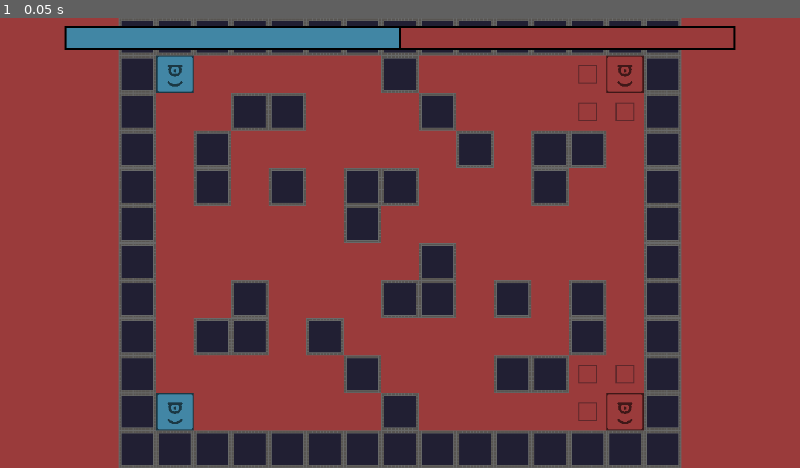
Above: before the commit, frame 1.
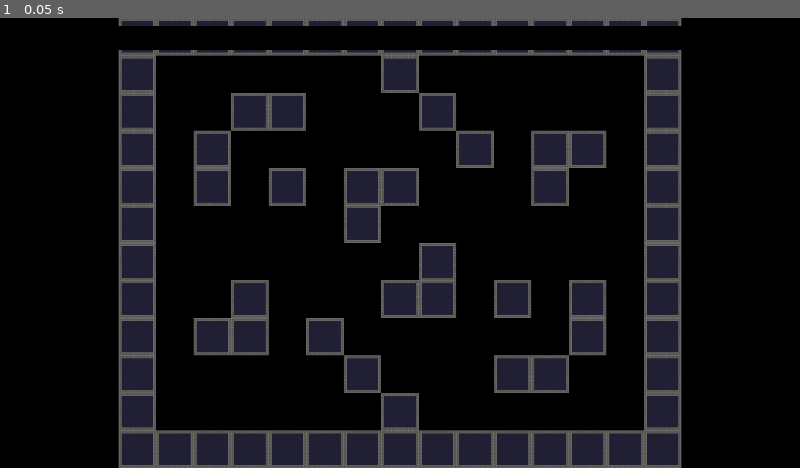
Above: after the commit, the same moment.

Repository: VoidScientist/Terrain-War
Game: Godot game, scene res://scenes/Game.tscn
The game is run twice, just before and just after one commit, with the same random seed, the same clock (stepped at 60 frames per second) and the same inputs.
Inputs:
- Up to frame 1 (0.05 s): no input

The runs differ from the first frame. In frame 1, 73% of the frame differs, in the area x 0-100%, y 0-100%.

Commit message:
began this hellfest of changes
this is VERY TEMPORARY

as i'm scared what effects it'll have on main code whoops

Diff:
--- a/project.godot
+++ b/project.godot
@@ -23,11 +23,17 @@
 "class": "Player",
 "language": "GDScript",
 "path": "res://scripts/player_struct.gd"
+}, {
+"base": "Node2D",
+"class": "PlayerService",
+"language": "GDScript",
+"path": "res://scenes/player_service.gd"
 } ]
 _global_script_class_icons={
 "FloodFill": "",
 "Map": "",
-"Player": ""
+"Player": "",
+"PlayerService": ""
 }
 
 [application]
--- a/scenes/Game.tscn
+++ b/scenes/Game.tscn
@@ -1,10 +1,11 @@
-[gd_scene load_steps=8 format=2]
+[gd_scene load_steps=9 format=2]
 
 [ext_resource path="res://scripts/map.gd" type="Script" id=1]
 [ext_resource path="res://tileset/game_tileset.tres" type="TileSet" id=2]
 [ext_resource path="res://fonts/Josefin - 30.tres" type="DynamicFont" id=3]
 [ext_resource path="res://scripts/win_band_handler.gd" type="Script" id=4]
 [ext_resource path="res://scenes/camera_handler.gd" type="Script" id=5]
+[ext_resource path="res://scenes/player_service.gd" type="Script" id=6]
 
 [sub_resource type="Gradient" id=1]
 interpolation_mode = 1
@@ -23,13 +24,15 @@
 player_1_col = Color( 0.262745, 0.529412, 0.65098, 1 )
 player_2_col = Color( 0.607843, 0.235294, 0.235294, 1 )
 
+[node name="PlayerService" type="Node2D" parent="."]
+script = ExtResource( 6 )
+
 [node name="Camera2D" type="Camera2D" parent="."]
 current = true
 zoom = Vector2( 0.6, 0.6 )
 script = ExtResource( 5 )
 
 [node name="UI" type="CanvasLayer" parent="."]
-visible = false
 
 [node name="UI_container" type="Control" parent="UI"]
 margin_right = 1920.0
--- /dev/null
+++ b/scenes/player_service.gd
@@ -0,0 +1,47 @@
+extends Node2D
+class_name PlayerService
+
+export (Color) var player_1_col
+export (Color) var player_2_col
+
+var players: Array
+var current: int
+
+func _ready():
+	var player1 = Player.new("Player1", 0, player_1_col)
+	var player2 = Player.new("Player2", 1, player_2_col)
+
+	players = [player1, player2]
+
+func randomize_turn():
+	var current = round(rand_range(0,1))
+	return players[current]
+
+func change_turn():
+	current = (current + 1) % 2
+	return players[current]
+
+func get_players():
+	return players
+
+func get_players_gradient(max_score):
+	var new_gradient = Gradient.new()
+	var color_1_range = (players[0].score - players[1].score) / float(max_score)
+
+	new_gradient.colors = PoolColorArray([player_1_col, player_2_col])
+	new_gradient.offsets = PoolRealArray([color_1_range, 0.5 + color_1_range])
+	new_gradient.set_interpolation_mode(new_gradient.GRADIENT_INTERPOLATE_CONSTANT)
+
+	return new_gradient
+
+func game_finished(max_score) -> bool:
+	return players[0].score + players[1].score >= max_score
+
+func get_winner():
+	if players[0].score == players[1].score:
+		return null
+
+	if players[0].score > players[1].score:
+		return players[0]
+
+	return players[1]
--- a/scripts/flood_fill.gd
+++ b/scripts/flood_fill.gd
@@ -9,14 +9,12 @@
 var pos_history := []
 var ignore := [-1, 3]
 
-var error_id: int
-var self_id: int
 var map: TileMap
 
 var out_of_map: bool = true
 var success: bool = true
 
-func is_valid(cell_pos: Vector2) -> bool:
+func is_valid(cell_pos: Vector2, self_id, error_id) -> bool:
 	var tile_id = map.get_cellv(cell_pos)
 
 	if not borders.has_point(cell_pos): return false
@@ -31,10 +29,6 @@
 		out_of_map = false
 
 	return false
-
-func change_ids(new_error_id: int, new_self_id: int) -> void:
-	error_id = new_error_id
-	self_id = new_self_id
 
 func reset_var() -> void:
 	pos_history.clear()
@@ -51,20 +45,20 @@
 		return
 	queue.append(new_start_pos)
 
-func _init(new_borders, new_map, enemy_id, player_id):
+func _init(new_borders, new_map):
 	borders = new_borders
 	map = new_map
-	error_id = enemy_id
-	self_id = player_id
 
-func check_map() -> Array:
+func check_map(self_id, error_id) -> Array:
 	while len(queue) > 0:
 		position = queue.pop_front()
 		pos_history.append(position)
 
 		for direction in DIRECTIONS:
 			var new_pos = position + direction
-			if is_valid(new_pos) and not (new_pos in pos_history or new_pos in queue):
+			var found = (new_pos in pos_history or new_pos in queue)
+
+			if is_valid(new_pos, self_id, error_id) and not found:
 				queue.append(new_pos)
 
 	if out_of_map:
--- a/scripts/map.gd
+++ b/scripts/map.gd
@@ -1,15 +1,13 @@
 extends TileMap
 class_name Map
 
-export (Color) var player_1_col
-export (Color) var player_2_col
+signal game_ended(winner)
 
 onready var camera: Camera2D = $Camera2D
 onready var score_bar: TextureRect = $UI/UI_container/progress_bar
 onready var win_band: Control = $UI/UI_container/win_band
-onready var player_colors := [player_1_col, player_2_col]
+onready var players: PlayerService = $PlayerService
 
-const players = ["p1", "p2"]
 const DIRECTIONS := [Vector2.UP, Vector2.DOWN, Vector2.RIGHT, Vector2.LEFT, Vector2(1,1), Vector2(1,-1), Vector2(-1,-1), Vector2(-1,1)]
 
 var mouse_pos: Vector2
@@ -18,7 +16,8 @@
 
 var score: Dictionary = {"p1": 1, "p2": 1}
 var max_score: int = 2
-var current: int = 1
+
+var current_player: Player
 
 var ownerless_tiles := [-1, 3]
 
@@ -26,112 +25,92 @@
 func _ready() -> void:
 	map = get_used_rect()
 
-	flood_fill = FloodFill.new(map, self, 1-current, current)
+	current_player = players.randomize_turn()
 
-	tile_set.tile_set_modulate(0, player_1_col)
-	tile_set.tile_set_modulate(1, player_2_col)
+	flood_fill = FloodFill.new(map, self)
 
-	$UI.visible = true
+	for player in players.get_players():
+		tile_set.tile_set_modulate(player.tile_id, player.color)
 
 	camera.focus_on_area(get_used_rect(), cell_size)
 
 	# apparently this line is for setting up map
 	check_isolated_area(true)
 
-	setup_map()
+	max_score = get_max_score()
+
 	update_ui()
 
 
 func _physics_process(delta) -> void:
 	mouse_pos = get_global_mouse_position()
 
-	var cell_claimable = is_cell_empty(mouse_pos) and ally_cell_adj(mouse_pos, current)
+	var cell_claimable = is_cell_empty(mouse_pos) and ally_cell_adj(mouse_pos)
 
 	if Input.is_action_just_pressed("claim") and cell_claimable:
 
-		claim_cell(mouse_pos, current)
+		claim_cell(mouse_pos)
 
-		score[players[current]] += 1
+		current_player.score += 1
 
 		check_isolated_area()
-		swap_turn()
+
+		current_player = players.change_turn()
+
 		update_ui()
-		check_win()
+
+		if players.game_finished(max_score):
+			emit_signal("game_ended", players.get_winner())
+
 		update_ui()
 
 
-func swap_turn() -> void:
-	current = (current + 1) % 2
-	flood_fill.change_ids(1 - current, current)
+func get_max_score() -> int:
+	var res = 0
 
-
-func setup_map() -> void:
 	for x in range(map.size.x):
 
 		for y in range(map.size.y):
 
 			if get_cell(x, y) != -1: continue
 
-			max_score += 1
+			res += 1
 
-
-func highlight_clickable_cells() -> void:
-	tile_set.tile_set_modulate(3, player_colors[current])
+	return res
 
 
 func update_ui() -> void:
 	clean_available()
 	show_available_position()
-	VisualServer.set_default_clear_color(player_colors[current])
+	VisualServer.set_default_clear_color(current_player.color)
 
-	var new_gradient = Gradient.new()
-	var color_1_range = (score["p1"] - score["p2"]) / float(max_score)
-
-	new_gradient.colors = PoolColorArray([player_1_col, player_2_col])
-	new_gradient.offsets = PoolRealArray([color_1_range, 0.5 + color_1_range])
-	new_gradient.set_interpolation_mode(new_gradient.GRADIENT_INTERPOLATE_CONSTANT)
-	score_bar.get_texture().set_gradient(new_gradient)
+	var gradient = players.get_players_gradient(max_score)
+	score_bar.get_texture().set_gradient(gradient)
 
 
-func claim_cell(mouse_pos, cell) -> void:
+func claim_cell(mouse_pos) -> void:
 	var target_cell = world_to_map(mouse_pos)
 
-	set_cell(target_cell.x, target_cell.y, cell)
+	set_cellv(target_cell, current_player.tile_id)
 
 
 func is_cell_empty(mouse_pos) -> bool:
 	return get_cellv(world_to_map(mouse_pos)) in ownerless_tiles
 
 
-func ally_cell_adj(mouse_pos, turn) -> bool:
+func ally_cell_adj(mouse_pos) -> bool:
 	var target_cell = world_to_map(mouse_pos)
+	var current_player_id = current_player.tile_id
 
 	for dir in DIRECTIONS:
 
 		var adj_cell = target_cell + dir
 
-		if get_cellv(adj_cell) == turn: return true
+		if get_cellv(adj_cell) == current_player_id:
+
+			return true
 
 	return false
-
-
-func check_win() -> void:
-	var game_finished = score["p1"] + score["p2"] >= max_score
-
-	if not game_finished: return
-
-	var winner = 0 if score["p1"] > score["p2"] else 1
-	var font_color = player_colors[winner]
-	var band_text = "Joueur " + str(winner + 1) + " a gagné!"
-
-	if score["p1"] == score["p2"]:
-		band_text = "Match nul !"
-		font_color = Color.whitesmoke
-
-	win_band.set_text(band_text)
-	win_band.get_child(2).set("custom_colors/default_color", font_color)
-
-	win_band.appear()
 
 
 func clean_available() -> void:
@@ -145,9 +124,9 @@
 func show_available_position() -> void:
 	var av_pos = 0
 
-	var cells = get_used_cells_by_id(current)
+	var cells = get_used_cells_by_id(current_player.tile_id)
 
-	tile_set.tile_set_modulate(3, player_colors[current])
+	tile_set.tile_set_modulate(3, current_player.color)
 
 	for cell in cells:
 
@@ -160,7 +139,7 @@
 			av_pos += 1
 
 	if av_pos == 0 and not score["p1"] + score["p2"] >= max_score:
-		swap_turn()
+		players.change_turn()
 
 
 func check_isolated_area(prep_mode = false) -> void:
@@ -177,7 +156,7 @@
 
 			flood_fill.set_start_pos(Vector2(x, y))
 
-			var results = flood_fill.check_map()
+			var results = flood_fill.check_map(current_player.tile_id, 1-current_player.tile_id)
 			var success = results[0]
 			var history = results[1]
 
@@ -187,5 +166,5 @@
 
 				if not success or prep_mode: continue
 
-				set_cellv(pos, current)
-				score[players[current]] += 1
+				set_cellv(pos, current_player.tile_id)
+				current_player.score += 1
--- a/scripts/player_struct.gd
+++ b/scripts/player_struct.gd
@@ -1,13 +1,12 @@
 class_name Player
 
-var id
+var name
+var tile_id
 var color
 
 var score = 0
 
-func _init(new_id, new_color):
-	id = new_id
+func _init(new_name, new_tile_id, new_color):
+	name = new_name
+	tile_id = new_tile_id
 	color = new_color
-
-func add_score(value):
-	score += value
